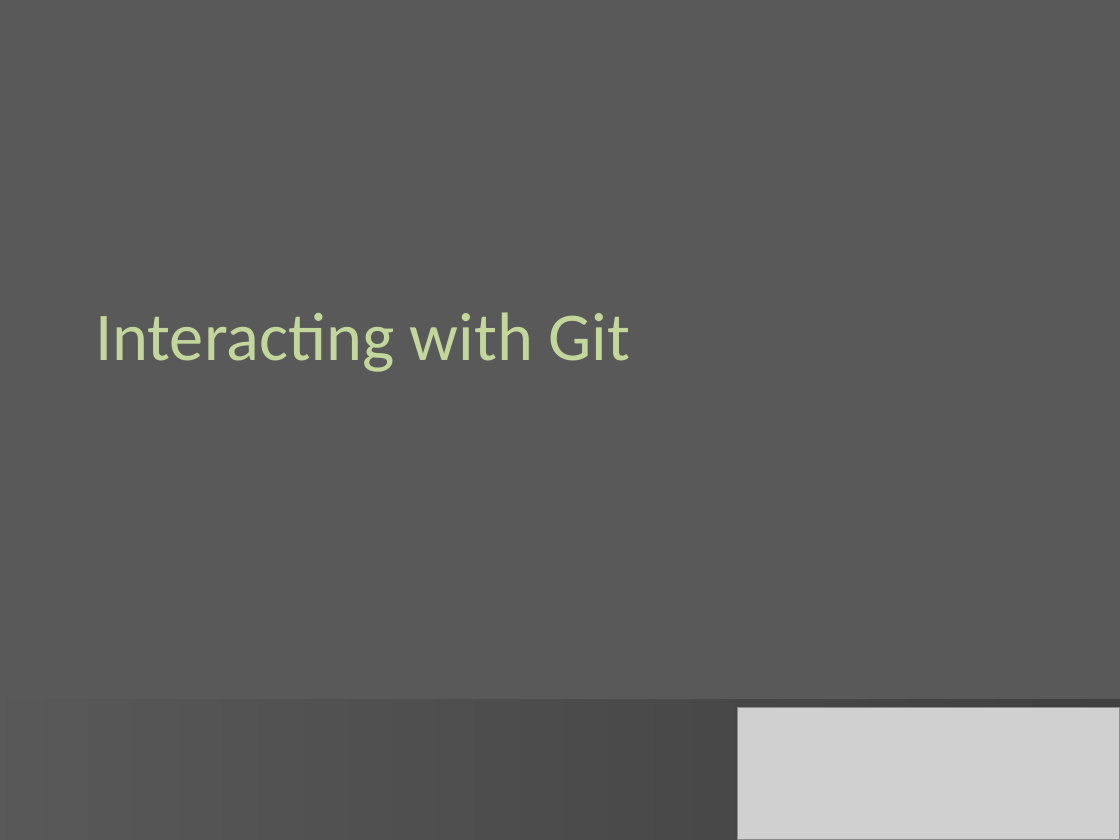
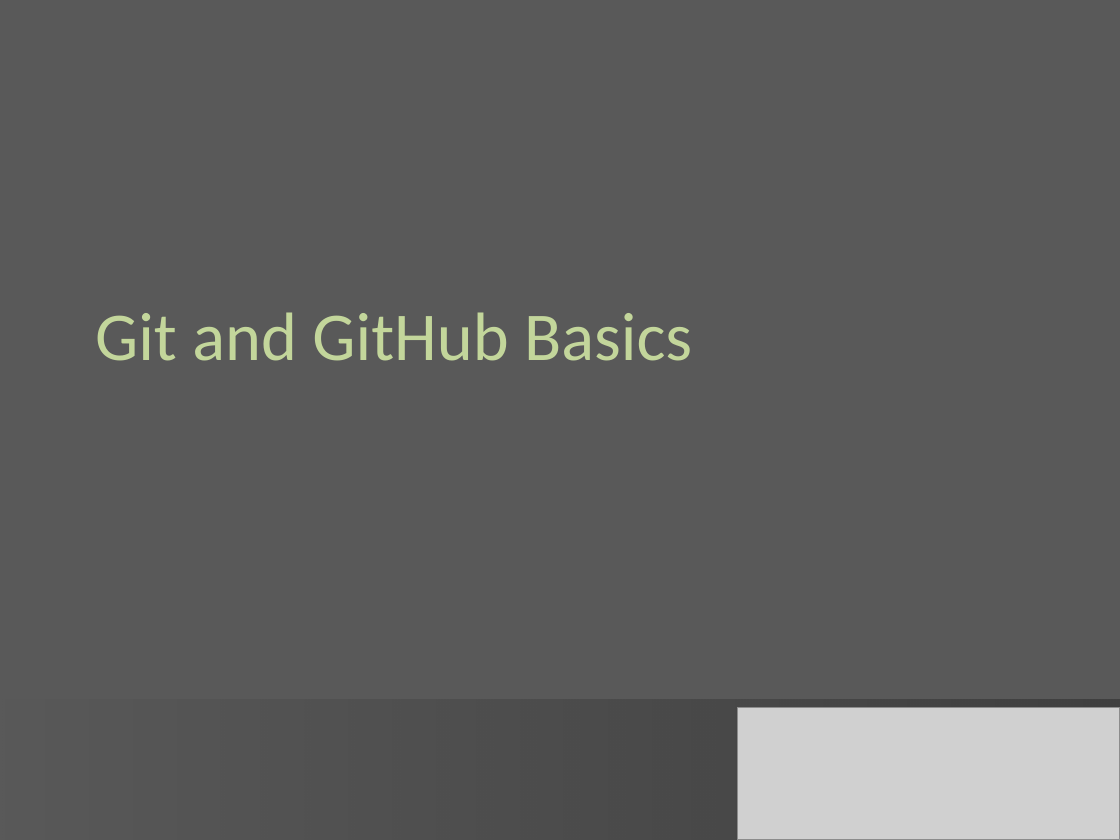
Before and after one commit to LimnoTech/Forum-GitHub, a slide deck: slide 1 of GitHub_Steve.pptx. Drawn at 1120x840 pixels with LibreOffice and Linux fonts; fonts in the diff are those of the drawing; grey boxes stand for pictures. Boxes give left, top, right and bottom in pixels: in the first picture for what was removed or moved away, otherwise in the second. Text is boxed around its words. In the diff, an @@ line names an element or a change of style, - is before the commit and + after.

Commit message:
update ppt

```diff
--- a/GitHub_Steve.pptx
+++ b/GitHub_Steve.pptx
@@ title at box(95, 312, 692, 361): text changed @@
-Interacting with Git
+Git and GitHub Basics
```
